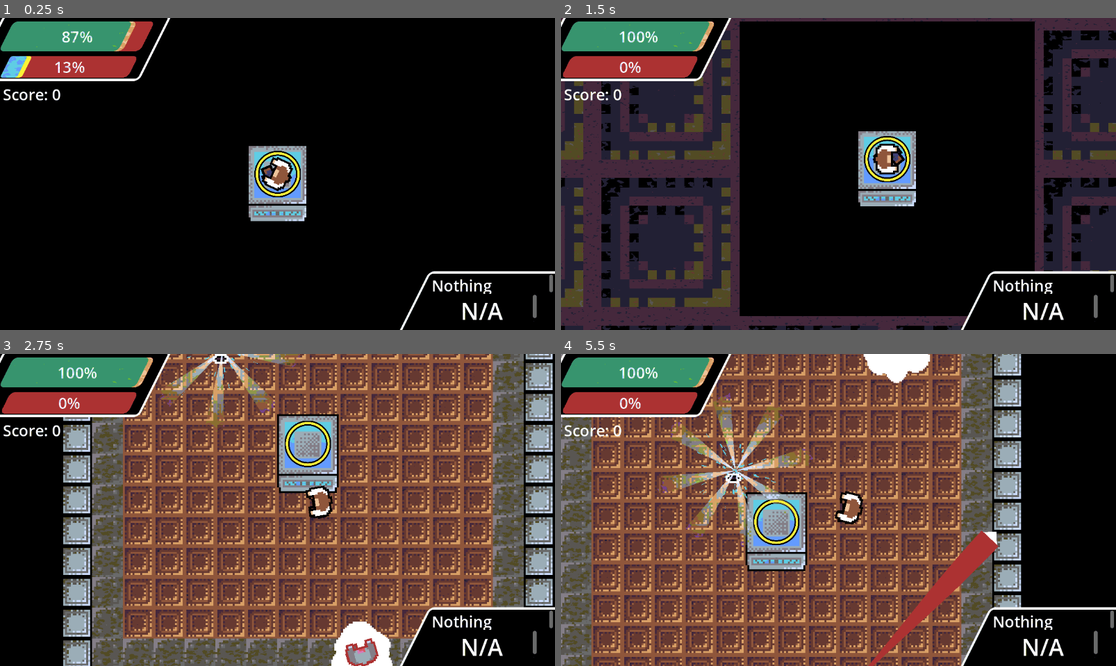
Above: before the commit, frames 1-4 (two rows, left to right).
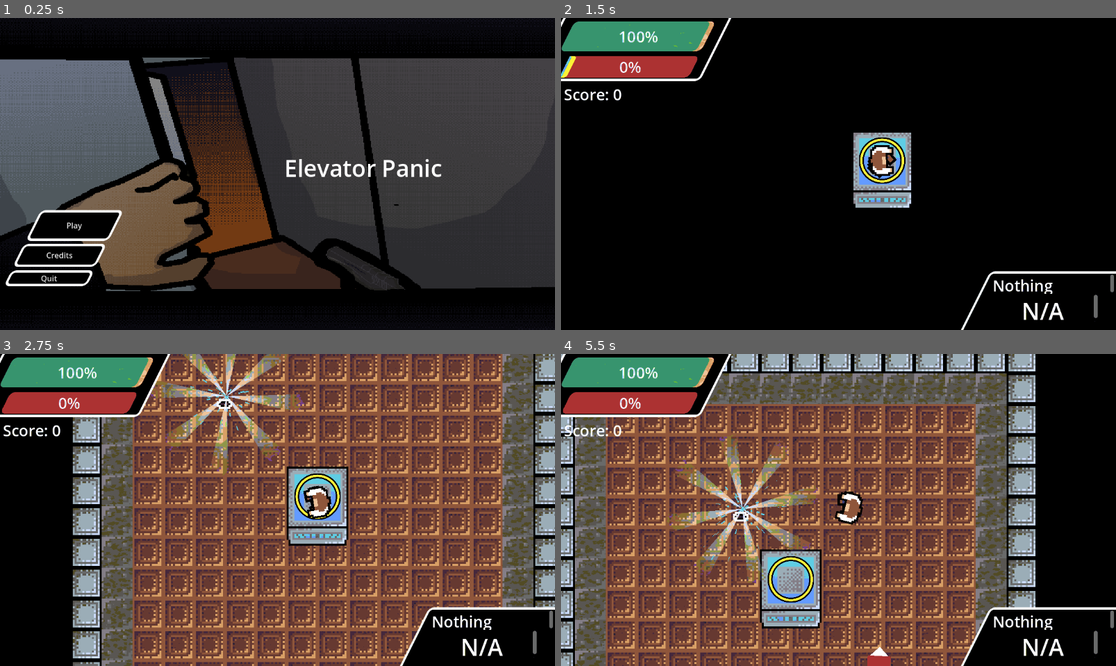
Above: after the commit, the same moments.

Repository: DriftWare07/gdod-jam-25
Game: Godot game, scene res://scenes/menu.tscn
Same seed, same stepped clock (60 frames per second), same inputs: the game is played once before the commit and once after it. Before the commit the project starts from res://scenes/main.tscn. Sound files missing from this copy of the repository are replaced by a short silence.
Inputs (mouse positions are in pixels of both pictures, inside the frame that each line leads up to):
- Up to frame 1 (0.25 s): no input
- Up to frame 2 (1.5 s): click (633, 227) at 0.5 s, where only the run after the commit has a clickable "Play"; move the mouse to (960, 158) at 1.27 s; press the mouse at (960, 158) at 1.28 s; hold D (right) from 1.28 s (still down)
- Up to frame 3 (2.75 s): move the mouse to (166, 525) at 2.02 s; release D (right) at 2.03 s; release the mouse at (166, 525) at 2.03 s; hold S (down) from 2.03 s (still down); click (166, 525) at 2.1 s
- Up to frame 4 (5.5 s): move the mouse to (894, 441) at 2.77 s; release S (down) at 2.78 s; press the mouse at (894, 441) at 2.78 s; hold D (right) 2.78-3.53 s; move the mouse to (810, 572) at 3.52 s; release the mouse at (810, 572) at 3.53 s; hold W (up) 3.53-4.28 s; click (810, 572) at 3.6 s; move the mouse to (1005, 556) at 4.27 s; press the mouse at (1005, 556) at 4.28 s; hold A (left) from 4.28 s (still down); move the mouse to (672, 463) at 5.02 s; release the mouse at (672, 463) at 5.03 s; click (672, 463) at 5.1 s

The runs differ from the first frame. In frame 1, 69% of the frame differs, in the area x 0-100%, y 0-100%; in frame 2, 40%; in frame 3, 54%; in frame 4, 58%.

Commit message:
Changes Integrated
Integrated main menu design with my script functionality. Lookin good. Will create a windows build and set up and itch page.

Diff:
--- a/gdod-jam-25/project.godot
+++ b/gdod-jam-25/project.godot
@@ -11,7 +11,7 @@
 [application]
 
 config/name="gdod jam 25"
-run/main_scene="res://scenes/main.tscn"
+run/main_scene="uid://cqg8koeuspqkc"
 config/features=PackedStringArray("4.4", "Forward Plus")
 config/icon="res://icon.svg"
 
Not shown: 1 places in gdod-jam-25/scenes/player/main_menu.tscn that only renumber resources
